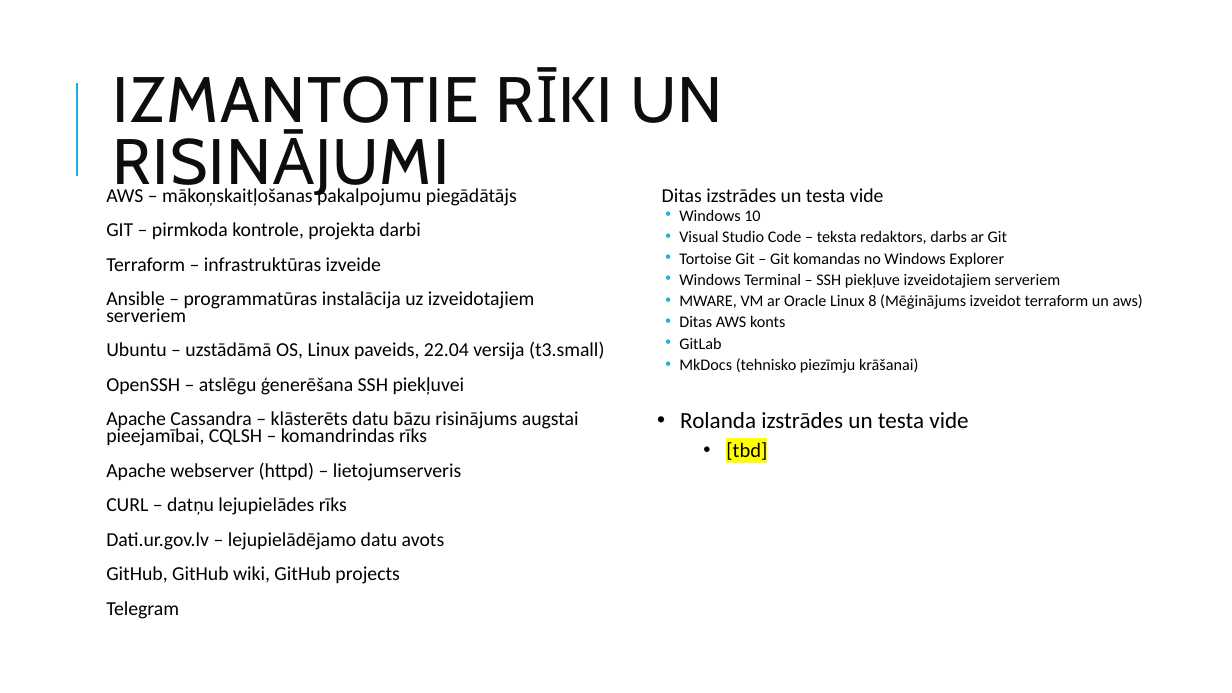
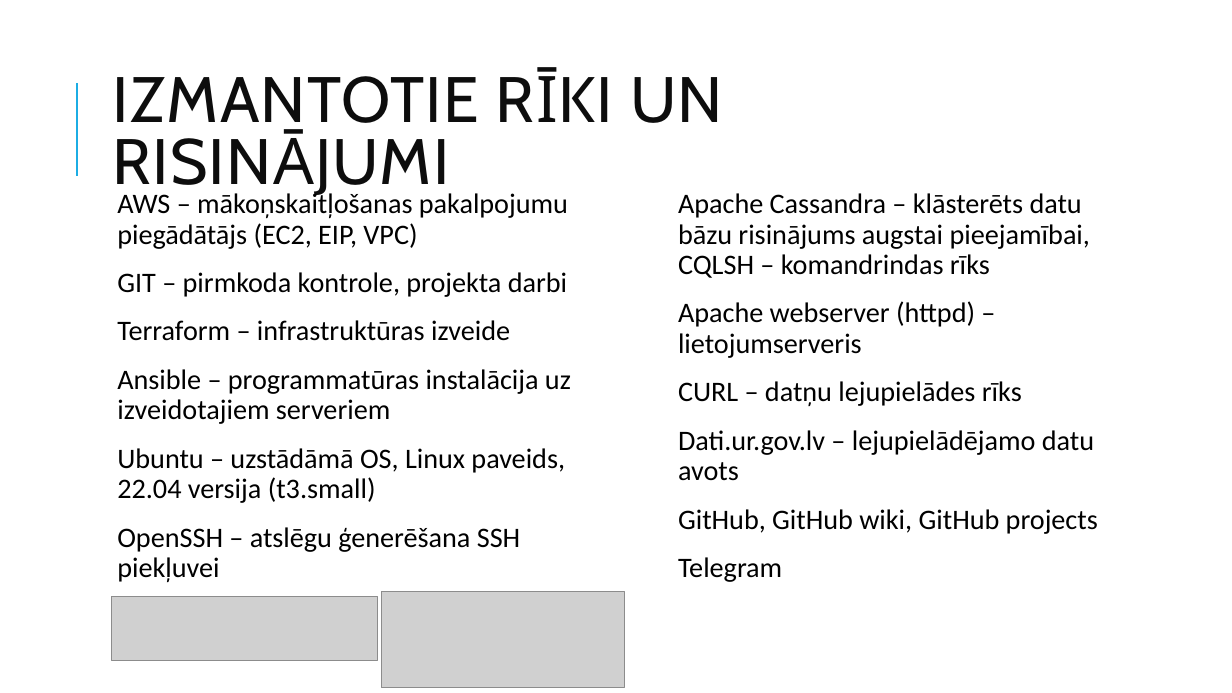
Before and after one commit to DitaGabalina/devops_db_group, a slide deck: slide 4 of docs/Slaidi.2022.07.04_v2.pptx. Drawn at 1232x693 pixels with LibreOffice and Linux fonts; fonts in the diff are those of the drawing; grey boxes stand for pictures. Boxes give left, top, right and bottom in pixels: in the first picture for what was removed or moved away, otherwise in the second. Text is boxed around its words. In the diff, an @@ line names an element or a change of style, - is before the commit and + after.

```diff
--- a/docs/Slaidi.2022.07.04_v2.pptx
+++ b/docs/Slaidi.2022.07.04_v2.pptx
@@ text "AWS – mākoņskaitļošanas pakalpojumu piegādātājs ...": place and size @@
-text "AWS – mākoņskaitļošanas pakalpojumu piegādātājs ..." at box(106, 185, 604, 619)
+text "AWS – mākoņskaitļošanas pakalpojumu piegādātājs ..." at box(117, 190, 571, 583)
@@ text at box(117, 190, 568, 249): text changed; size 15.4 to 22 pt @@
-  AWS – mākoņskaitļošanas pakalpojumu piegādātājs
+  AWS – mākoņskaitļošanas pakalpojumu piegādātājs (EC2, EIP, VPC)
@@ text removed at box(662, 188, 1143, 373) @@
-  Ditas izstrādes un testa vide
-  • Windows 10
-  • Visual Studio Code – teksta redaktors, darbs ar Git
-  • Tortoise Git – Git komandas no Windows Explorer
-  • Windows Terminal – SSH piekļuve izveidotajiem serveriem
-  • MWARE, VM ar Oracle Linux 8 (Mēģinājums izveidot terraform un aws)
-  • Ditas AWS konts
-  • GitLab
-  • MkDocs (tehnisko piezīmju krāšanai)
@@ text added at box(678, 193, 1098, 582), 22 pt, text #000000 @@
+  Apache Cassandra – klāsterēts datu bāzu risinājums augstai pieejamībai, CQLSH – komandrindas rīks
+  Apache webserver (httpd) – lietojumserveris
+  CURL – datņu lejupielādes rīks
+  Dati.ur.gov.lv – lejupielādējamo datu avots
+  GitHub, GitHub wiki, GitHub projects
+  Telegram
@@ text at box(117, 272, 571, 583): size 15.4 to 22 pt in "GIT – pirmkoda kontrole, projekta darbi", "Terraform – infrastruktūras izveide", "Ansible – programmatūras instalācija uz izveidotajiem server ...", "Ubuntu – uzstādāmā OS, Linux paveids, 22.04 ..." and 1 more places; line spacing 0.7 to 0.9 @@
@@ text at box(106, 411, 579, 619): paragraphs removed @@
-  Apache Cassandra – klāsterēts datu bāzu risinājums augstai pieejamībai, CQLSH – komandrindas rīks
-  Apache webserver (httpd) – lietojumserveris
-  CURL – datņu lejupielādes rīks
-  Dati.ur.gov.lv – lejupielādējamo datu avots
-  GitHub, GitHub wiki, GitHub projects
-  Telegram
@@ text removed at box(680, 412, 968, 460) @@
-• Rolanda izstrādes un testa vide
-  • [tbd]
@@ picture added at box(112, 596, 378, 660) @@
@@ picture added at box(382, 592, 625, 689) @@
```
Also in this commit, not shown: 1 other slide changed, 5 slides added.
